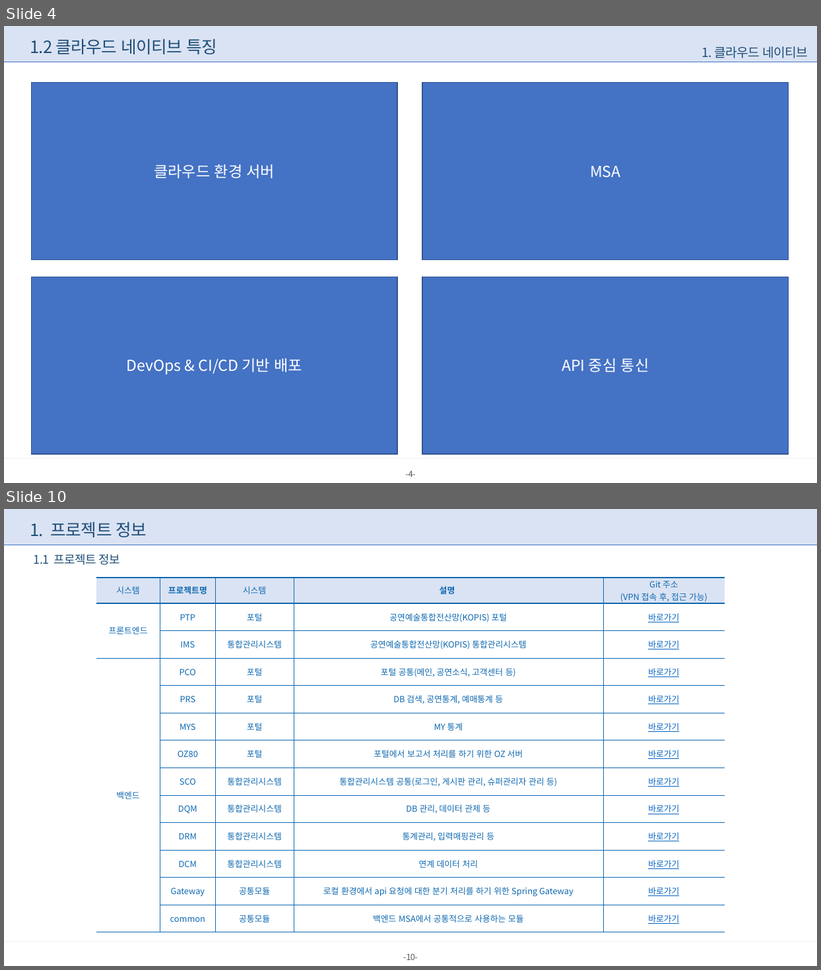
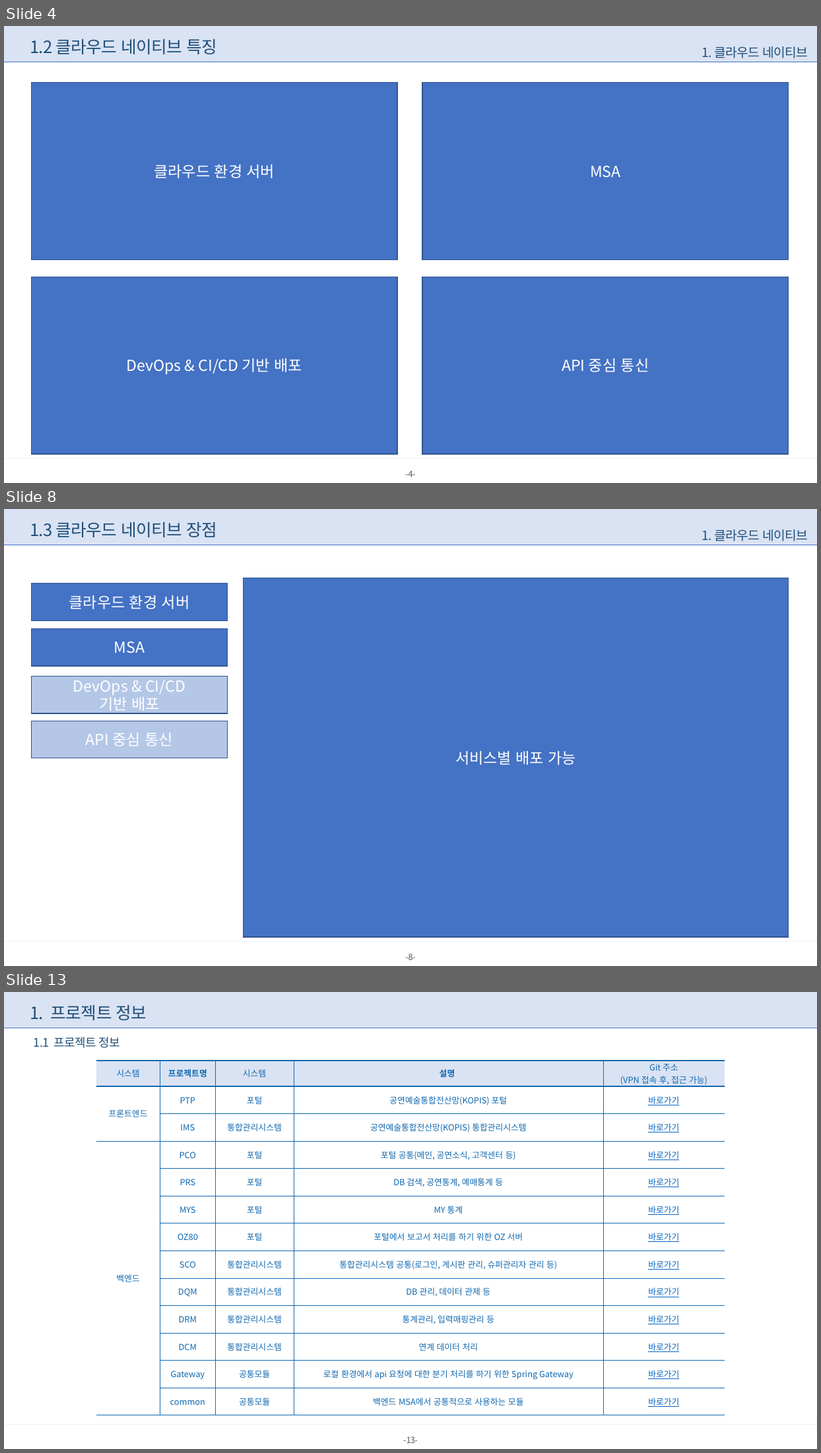
Before and after one commit to limchaeseong/test, a slide deck: 클라우드 네이티브 전환.pptx. Shown one above the other, each under a label of ours: slides 4 and 10 before the commit, slides 4, 8 and 13 after it; the slides between them are not shown. The pictures are 821x970 and 821x1453 pixels, drawn with LibreOffice and Linux fonts; fonts in the diff are those of the drawing; background and template pictures are left out. Boxes give left, top, right and bottom in pixels: in the first picture for what was removed or moved away, otherwise in the second. Text is boxed around its words. In the diff, an @@ line names an element or a change of style, - is before the commit and + after.

```diff
--- a/클라우드 네이티브 전환.pptx
+++ b/클라우드 네이티브 전환.pptx
@@ slide 8 added at [4, 509, 817, 966], background #FFFFFF; not listed: 4 template elements that a slide beside it also shows @@
@@ text added at [30, 522, 217, 537], 20 pt, text #1F4E79 @@
+1.3 클라우드 네이티브 장점
@@ text added at [702, 529, 808, 541], 15 pt, text #1F4E79 @@
+1. 클라우드 네이티브
@@ rectangle added at [32, 584, 227, 621], fill #4472C4, outline #325491 1 pt, 18 pt, text #FFFFFF @@
+클라우드 환경 서버
@@ rectangle added at [243, 578, 789, 937], fill #4472C4, outline #325491 1 pt, 18 pt, text #FFFFFF @@
+서비스별 배포 가능
@@ rectangle added at [32, 628, 227, 666], fill #4472C4, outline #325491 1 pt, 18 pt, text #FFFFFF @@
+MSA
@@ rectangle added at [32, 676, 227, 714], fill #B4C7E7, outline #325491 1 pt, 18 pt, text #FFFFFF @@
+DevOps & CI/CD
+기반 배포
@@ rectangle added at [32, 722, 227, 758], fill #B4C7E7, outline #325491 1 pt, 18 pt, text #FFFFFF @@
+API 중심 통신
@@ what was slide 10 is now slide 13 @@
@@ page number at [403, 1437, 418, 1443]: text changed @@
--10-
+-13-
```
Also in this commit, not shown: 6 slides changed, 2 other slides added.
